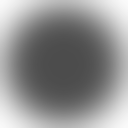
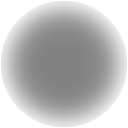
The second 128 x 128 image is a revision of the first. Changes to its layers:
"Layer 1": opacity 100% → 70%, painted on it over [0, 0, 128, 128]
